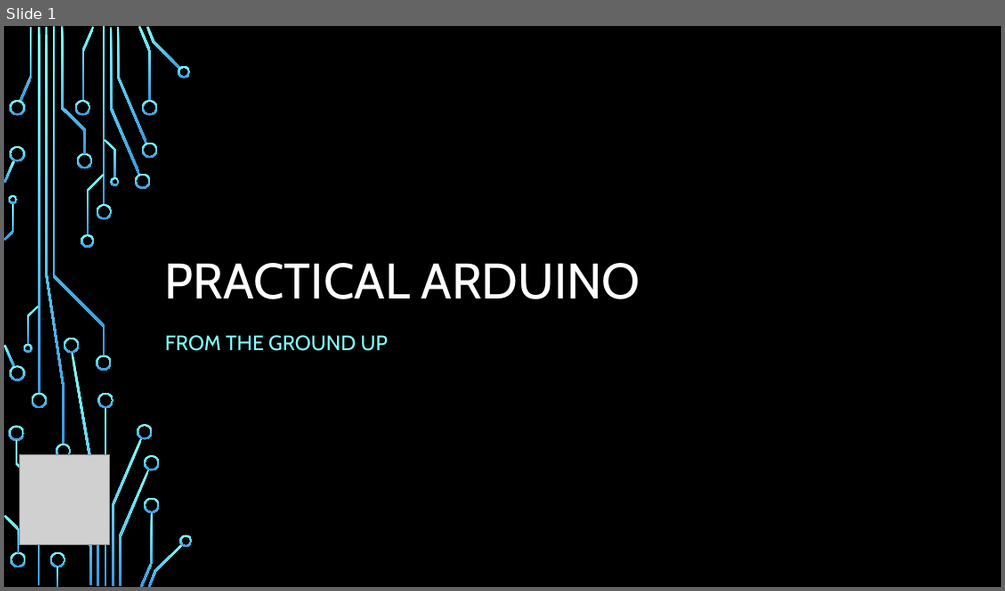
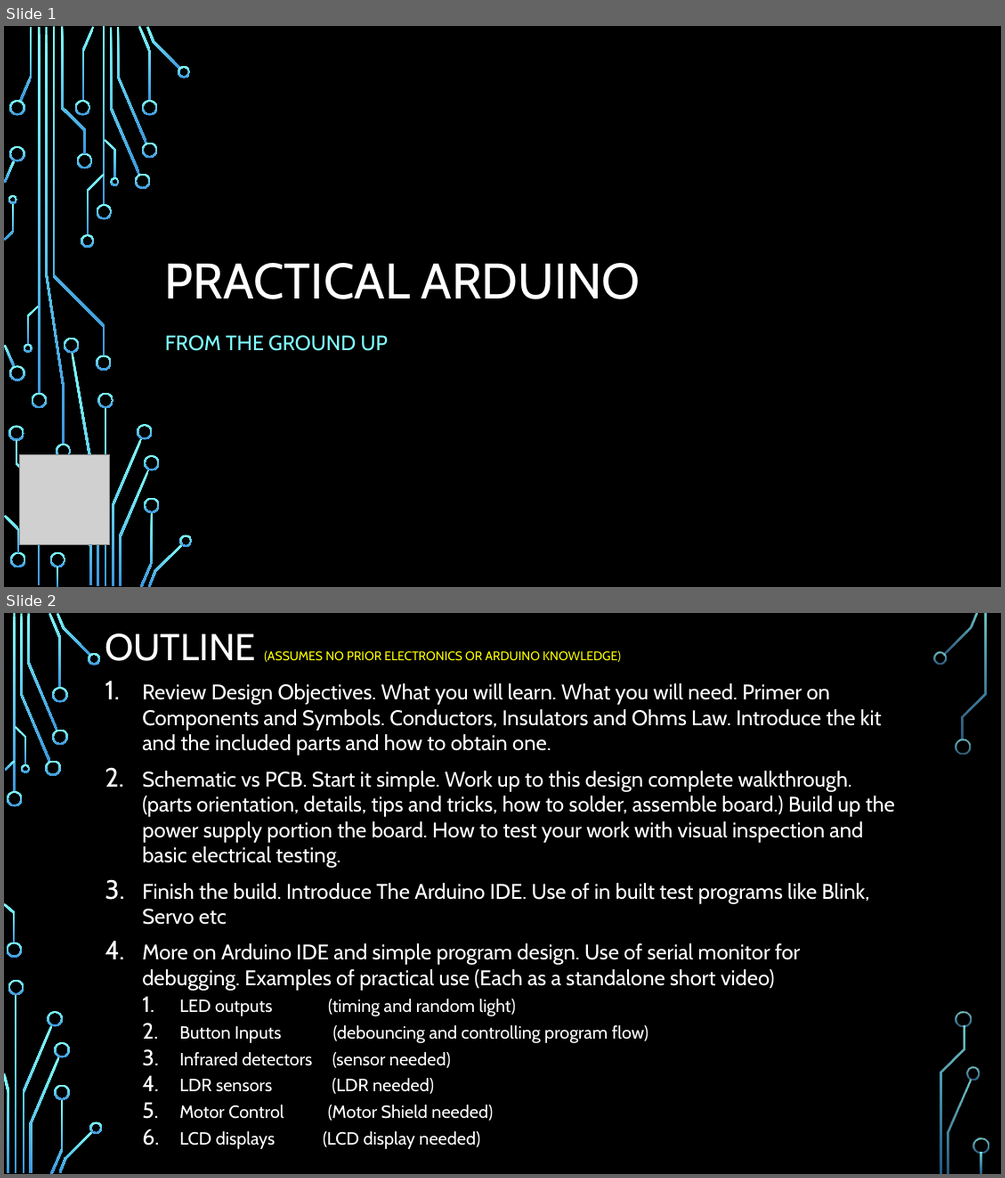
Before and after one commit to Alan-Lomax/MERG-SIG-Presentations, a slide deck: Practical Arduino - Ground Up.pptx. Shown one above the other, each under a label of ours: slide 1 before the commit, slides 1 and 2 after it. The pictures are 1005x591 and 1005x1178 pixels, drawn with LibreOffice and Linux fonts; fonts in the diff are those of the drawing; grey boxes stand for pictures; background and template pictures are left out. Boxes give left, top, right and bottom in pixels: in the first picture for what was removed or moved away, otherwise in the second. Text is boxed around its words. In the diff, an @@ line names an element or a change of style, - is before the commit and + after.

Commit message:
Update Practical Arduino - Ground Up.pptx
Spent some time firming up requirements and putting words around them prior to commencing schematic and board design.

```diff
--- a/Practical Arduino - Ground Up.pptx
+++ b/Practical Arduino - Ground Up.pptx
@@ slide 2 added at (x1=4, y1=613, x2=1001, y2=1174), background picture (left out) @@
@@ title added at (x1=105, y1=633, x2=621, y2=662), 12 pt, text #FFFF00 @@
+OUTLINE (ASSUMES NO PRIOR ELECTRONICS OR ARDUINO KNOWLEDGE)
@@ text added at (x1=142, y1=683, x2=895, y2=1149), 20.4 pt, text #FFFFFF @@
+1. Review Design Objectives. What you will learn. What you will need. Primer on Components and Symbols. Conductors, Insulators and Ohms Law. Introduce the kit and the included parts and how to obtain one.
+2. Schematic vs PCB. Start it simple. Work up to this design complete walkthrough. (parts orientation, details, tips and tricks, how to solder, assemble board.) Build up the power supply portion the board. How to test your work with visual inspection and basic electrical testing.
+3. Finish the build. Introduce The Arduino IDE. Use of in built test programs like Blink, Servo etc
+4. More on Arduino IDE and simple program design. Use of serial monitor for debugging. Examples of practical use (Each as a standalone short video)
+  1. LED outputs (timing and random light)
+  2. Button Inputs (debouncing and controlling program flow)
+  3. Infrared detectors (sensor needed)
+  4. LDR sensors (LDR needed)
+  5. Motor Control (Motor Shield needed)
+  6. LCD displays (LCD display needed)
@@ group added at (x1=4, y1=613, x2=989, y2=1174): 33 freeform shapes, 3 rectangles @@
```
Also in this commit, not shown: 1 other slide added, 3 slides removed.
